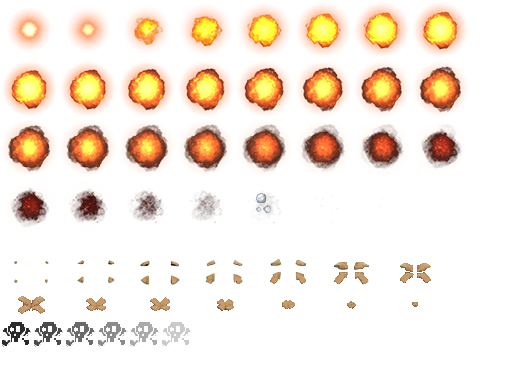
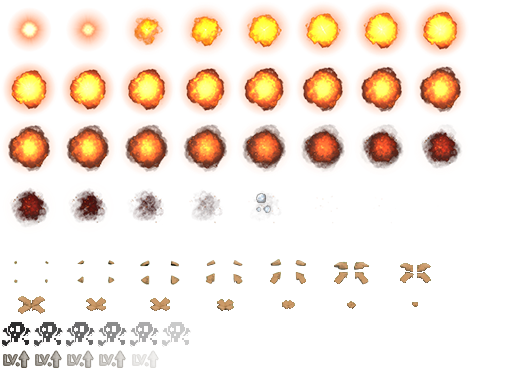
Before/after of a w=512, h=371 layered artwork. What changed in the layer stack:
added layer "Grupo 2 copia 4" (20%) above "Grupo 2 copia 3" over [132, 350, 159, 368]
added layer "Grupo 2 copia 3" (45%) above "Grupo 2 copia 2" over [99, 350, 126, 368]
added layer "Grupo 2 copia 2" (60%) above "Grupo 2 copia" over [67, 350, 94, 368]
added layer "Grupo 2 copia" (85%) above "Grupo 2" over [35, 350, 62, 368]
added layer "Grupo 2" above "Calaveres" over [3, 350, 30, 368]
